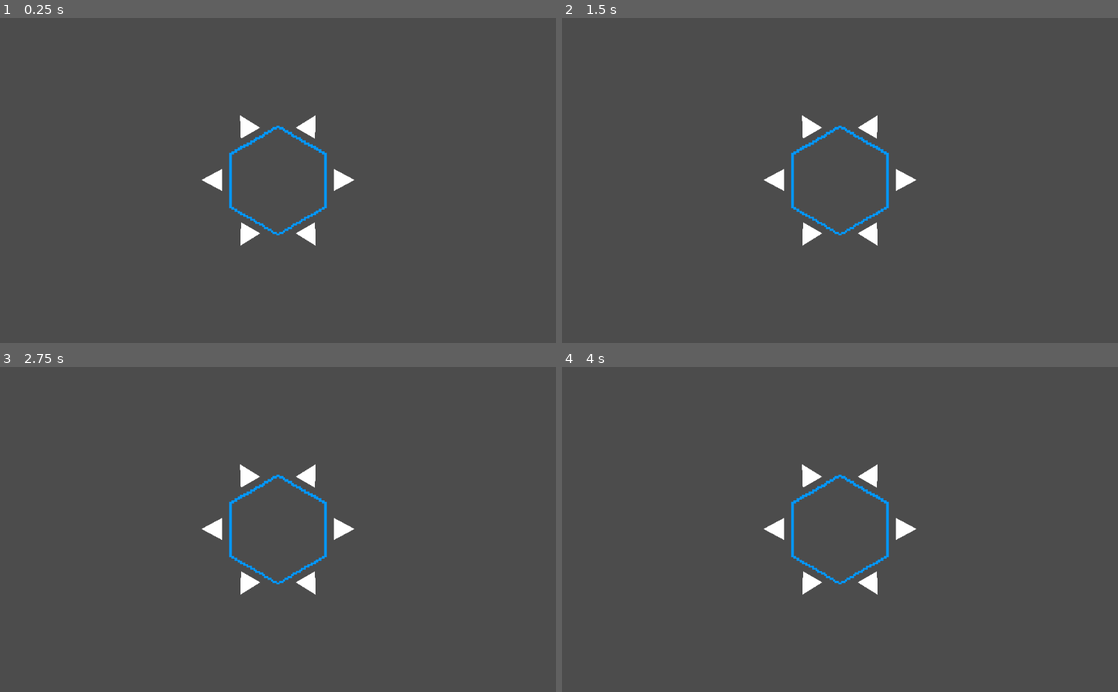
Above: before the commit, frames 1-4 (two rows, left to right).
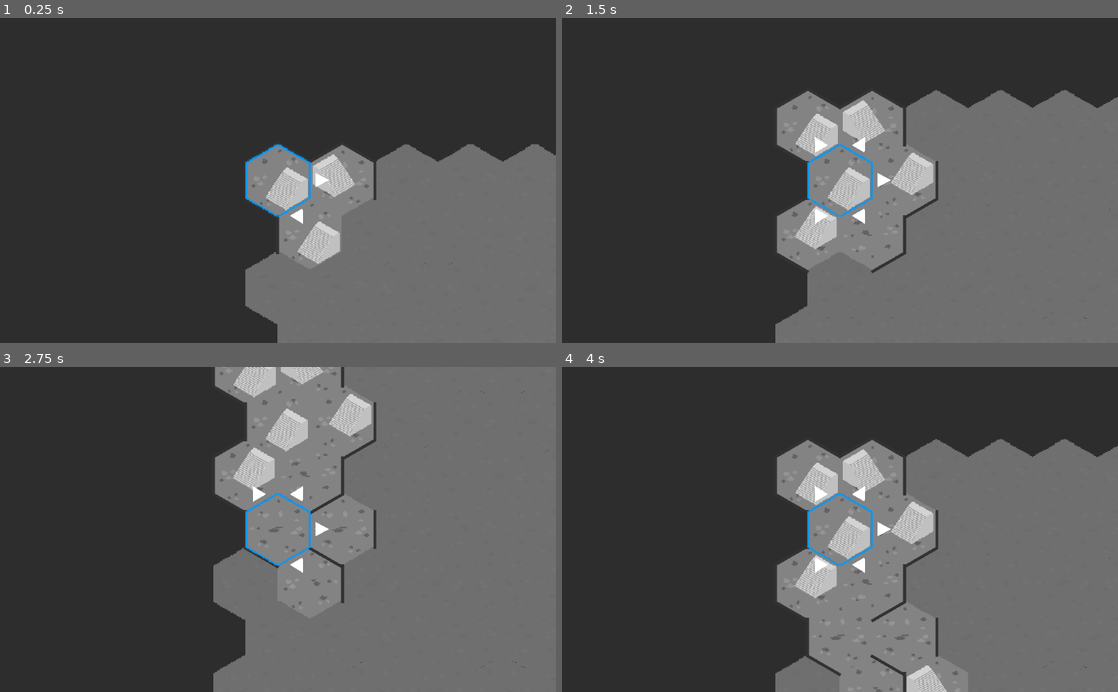
Above: after the commit, the same moments.

Repository: TeodorVecerdi/godot_intake_remake
Game: Godot game, scene res://Scenes/HexGrid.tscn
Two runs of this game, one before a commit and one after it. Both use one fixed random seed, a clock stepped at 60 frames per second and the inputs below. Before the commit the project has no main scene; this scene is started directly in both runs.
Inputs (mouse positions are in pixels of both pictures, inside the frame that each line leads up to):
- Up to frame 1 (0.25 s): no input
- Up to frame 2 (1.5 s): tap Enter at 0.5 s; move the mouse to (962, 164) at 0.52 s; hold D 0.53-1.28 s; hold E 0.53-1.28 s; click (962, 164) at 0.67 s; tap Space at 1.25 s; move the mouse to (728, 196) at 1.27 s; hold A from 1.28 s (still down); tap C at 1.35 s; click (728, 196) at 1.42 s
- Up to frame 3 (2.75 s): tap Enter at 2 s; move the mouse to (333, 458) at 2.02 s; release A at 2.03 s; hold D from 2.03 s (still down); hold Z from 2.03 s (still down); click (333, 458) at 2.17 s
- Up to frame 4 (4 s): tap Space at 2.75 s; move the mouse to (812, 594) at 2.77 s; release Z at 2.78 s; tap Q at 2.85 s; click (812, 594) at 2.92 s; tap Enter at 3.5 s; move the mouse to (1006, 578) at 3.52 s; release D at 3.53 s; hold A from 3.53 s (still down); hold E from 3.53 s (still down); click (1006, 578) at 3.67 s

The runs differ from the first frame. In frame 1, 100% of the frame differs, in the area x 0-100%, y 0-100%; in frame 2, 100%; in frame 3, 99%; in frame 4, 99%.
Error before the commit: Parse Error: Variable "passableNeighbours" already defined in the scope (at line 89). (res://Scripts/HexGrid.gd:90)

Commit message:
Hide adjacent walls

Diff:
--- a/Scenes/HexCell.tscn
+++ b/Scenes/HexCell.tscn
@@ -1,6 +1,58 @@
-[gd_scene load_steps=2 format=2]
+[gd_scene load_steps=4 format=2]
 
 [ext_resource path="res://Scripts/HexCell.gd" type="Script" id=1]
+[ext_resource path="res://Sprites/Tiles/Cell1.png" type="Texture" id=2]
+[ext_resource path="res://Sprites/Square.png" type="Texture" id=3]
 
 [node name="HexCell" type="Sprite"]
+texture = ExtResource( 2 )
+region_rect = Rect2( -8, -8, 192, 218 )
 script = ExtResource( 1 )
+__meta__ = {
+"_edit_group_": true
+}
+
+[node name="Walls" type="Node2D" parent="."]
+z_index = 1
+
+[node name="wall_up_right" type="Sprite" parent="Walls"]
+self_modulate = Color( 0.2, 0.2, 0.2, 1 )
+position = Vector2( 45.2653, -77.5119 )
+rotation = 0.523599
+scale = Vector2( 27, 2 )
+texture = ExtResource( 3 )
+
+[node name="wall_right" type="Sprite" parent="Walls"]
+self_modulate = Color( 0.2, 0.2, 0.2, 1 )
+position = Vector2( 90, 0.374573 )
+rotation = 1.5708
+scale = Vector2( 27, 2 )
+texture = ExtResource( 3 )
+
+[node name="wall_down_right" type="Sprite" parent="Walls"]
+self_modulate = Color( 0.2, 0.2, 0.2, 1 )
+position = Vector2( 45.265, 77.512 )
+rotation = -0.523599
+scale = Vector2( 27, 2 )
+texture = ExtResource( 3 )
+
+[node name="wall_down_left" type="Sprite" parent="Walls"]
+self_modulate = Color( 0.2, 0.2, 0.2, 1 )
+position = Vector2( -45.265, 77.512 )
+rotation = 0.523599
+scale = Vector2( 27, 2 )
+texture = ExtResource( 3 )
+
+[node name="wall_left" type="Sprite" parent="Walls"]
+self_modulate = Color( 0.2, 0.2, 0.2, 1 )
+position = Vector2( -90, 0 )
+rotation = 1.5708
+scale = Vector2( 27, 2 )
+texture = ExtResource( 3 )
+
+[node name="wall_up_left" type="Sprite" parent="Walls"]
+self_modulate = Color( 0.2, 0.2, 0.2, 1 )
+position = Vector2( -45.265, -77.512 )
+rotation = -0.523599
+scale = Vector2( 27, 2 )
+texture = ExtResource( 3 )
--- a/Scenes/HexGrid.tscn
+++ b/Scenes/HexGrid.tscn
@@ -12,12 +12,12 @@
 [ext_resource path="res://Sprites/Tiles/Cell1.png" type="Texture" id=10]
 [ext_resource path="res://Sprites/Tiles/Cell3.png" type="Texture" id=11]
 [ext_resource path="res://Scenes/Player.tscn" type="PackedScene" id=12]
+[ext_resource path="res://Sprites/Square.png" type="Texture" id=14]
 
 [node name="HexGrid" type="Node2D"]
 script = ExtResource( 1 )
 CellsX = 8
 CellsY = 8
-Scale = 1.0
 Offset = Vector2( 45, 50.5 )
 
 [node name="Tiles" type="Node2D" parent="."]
@@ -38,3 +38,12 @@
 position = Vector2( 24, 0 )
 
 [node name="Player" parent="." instance=ExtResource( 12 )]
+position = Vector2( 0, 4.43472 )
+z_index = 2
+
+[node name="Background" type="Sprite" parent="."]
+modulate = Color( 0.180392, 0.180392, 0.180392, 1 )
+position = Vector2( 33.9409, -5.65674 )
+scale = Vector2( 10000, 10000 )
+z_index = -1
+texture = ExtResource( 14 )
--- a/Scenes/Player.tscn
+++ b/Scenes/Player.tscn
@@ -11,6 +11,7 @@
 
 [node name="Camera2D" type="Camera2D" parent="."]
 current = true
+zoom = Vector2( 1.5, 1.5 )
 
 [node name="Arrows" type="Node2D" parent="."]
 
--- a/Scripts/HexCell.gd
+++ b/Scripts/HexCell.gd
@@ -1,5 +1,7 @@
 extends Sprite
 class_name HexCell
+
+var Walls = []
 
 var textureVariation
 var isHidden
@@ -7,21 +9,33 @@
 var hiddenTextures: HexCellTexture
 var shownTextures: HexCellTexture
 
+var walls = [true, true, true, true, true, true]
+var hiddenWalls = [false, false, false, false, false, false]
+var cellIndex: CellIndex
 
-func initialize(position: Vector2, variation: int, hidden: bool = true) -> void:
+func initialize(position: Vector2, variation: int, _cellIndex: CellIndex, hidden: bool = true) -> void:
+	Walls.append($Walls/wall_up_right)
+	Walls.append($Walls/wall_right)
+	Walls.append($Walls/wall_down_right)
+	Walls.append($Walls/wall_down_left)
+	Walls.append($Walls/wall_left)
+	Walls.append($Walls/wall_up_left)
+
 	textureVariation = variation
 	isHidden = hidden
 	self.position = position
-
-	setTexture()
+	cellIndex = _cellIndex
 
 
 func setTexture() -> void:
-	texture = (
-		hiddenTextures.getTexture(textureVariation)
-		if isHidden
-		else shownTextures.getTexture(textureVariation)
-	)
+	if isHidden:
+		texture = hiddenTextures.getTexture(textureVariation)
+		for i in range(6):
+			Walls[i].visible = false
+	else:
+		texture = shownTextures.getTexture(textureVariation)
+		for i in range(6):
+			Walls[i].visible = walls[i] if not hiddenWalls[i] else false
 
 
 func loadTextures(_hiddenTextures: HexCellTexture, _shownTextures: HexCellTexture) -> void:
@@ -32,3 +46,11 @@
 func setHidden(hidden: bool):
 	isHidden = hidden
 	setTexture()
+
+
+func setWall(index: int, state: bool):
+	walls[index] = state
+	if isHidden:
+		Walls[index].visible = false
+	else:
+		Walls[index].visible = walls[index]
--- a/Scripts/HexGrid.gd
+++ b/Scripts/HexGrid.gd
@@ -3,6 +3,8 @@
 
 const HexConstants = preload("res://Scripts/HexConstants.gd")
 const HexCell = preload("res://Scenes/HexCell.tscn")
+const CellIndex = preload("res://Scripts/CellIndex.gd")
+const CellNeighbour = preload("res://Scripts/CellNeighbour.gd")
 
 export (int) var CellsX: int = 4
 export (int) var CellsY: int = 4
@@ -20,6 +22,7 @@
 
 func _ready() -> void:
 	cellGrid = []
+	# First pass - generate cells
 	for y in range(CellsY):
 		cellGrid.append([])
 		for x in range(CellsX):
@@ -28,11 +31,41 @@
 			var texType = randi() % 2
 			var shownTextures = normalCells if texType == 0 else finishCells
 
+			var index = CellIndex.new()
+			index.init(x, y)
 			cellGrid[y][x].loadTextures(hiddenCells, shownTextures)
-			cellGrid[y][x].initialize(HexConstants.ArrayToWorld(x, y, Scale), texVariation)
+			cellGrid[y][x].initialize(HexConstants.ArrayToWorld(x, y, Scale), texVariation, index)
 			cellGrid[y][x].scale = Vector2(Scale, Scale)
 			cellContainer.add_child(cellGrid[y][x])
 			cellContainer.position = Offset * Scale
+
+	# Second pass - generate walls
+	for y in range(CellsY):
+		for x in range(CellsX):
+			for dir in range(6):
+				var wall = randi() % 3 == 0
+				setWall(dir, wall, x, y)
+
+	# Third pass - hide adjacent walls
+	for y in range(CellsY):
+		for x in range(CellsX):
+			var neighbours := getNeighboursIndices(x, y)
+			var current = cellGrid[y][x]
+			for neighbourIndex in neighbours:
+				var neighbour = cellGrid[neighbourIndex.cellIndex.y][neighbourIndex.cellIndex.x]
+				if (
+					current.walls[neighbourIndex.direction]
+					and not (
+						neighbour.hiddenWalls[(neighbourIndex.direction + 3) % 6]
+						or current.hiddenWalls[neighbourIndex.direction]
+					)
+				):
+					neighbour.hiddenWalls[(neighbourIndex.direction + 3) % 6] = true
+
+	# Final pass - set textures
+	for y in range(CellsY):
+		for x in range(CellsX):
+			cellGrid[y][x].setTexture()
 
 	player.load()
 
@@ -41,53 +74,66 @@
 	if event is InputEventKey:
 		if event.pressed and event.scancode == KEY_ESCAPE:
 			get_tree().quit()
-	elif event is InputEventMouseButton and event.pressed:
-		var coords = get_global_mouse_position()
-		var offsetted = coords + Offset * Scale
-		print(
-			(
-				"Mouse pressed world->array: %s"
-				% [HexConstants.WorldToArray(offsetted.x, offsetted.y, Scale)]
-			)
-		)
 
 
 func getPassableNeighboursBool(x: int, y: int) -> Array:
-	var neighbourDeltas = HexConstants.NeighbourDelta[y % 2]
-	var upper_right = (
-		false
-		if y == 0 or (x == CellsX - 1 and y % 2 == 1)
-		else isPassable(x, y, x + neighbourDeltas[0][0], y + neighbourDeltas[0][1])
-	)
-	var right = false if x == CellsX - 1 else isPassable(x, y, x + neighbourDeltas[1][0], y + neighbourDeltas[1][1])
+	var upper_right = false if y == 0 or (x == CellsX - 1 and y % 2 == 1) else isPassable(x, y, 0)
+	var right = false if x == CellsX - 1 else isPassable(x, y, 1)
 	var lower_right = (
 		false
 		if y == CellsY - 1 or (x == CellsX - 1 and y % 2 == 1)
-		else isPassable(x, y, x + neighbourDeltas[2][0], y + neighbourDeltas[2][1])
+		else isPassable(x, y, 2)
 	)
-	var lower_left = (
-		false
-		if y == CellsX - 1 or (x == 0 and y % 2 == 0)
-		else isPassable(x, y, x + neighbourDeltas[3][0], y + neighbourDeltas[3][1])
-	)
-	var left = false if x == 0 else isPassable(x, y, x + neighbourDeltas[4][0], y + neighbourDeltas[4][1])
-	var upper_left = (
-		false
-		if y == 0 or (x == 0 and y % 2 == 0)
-		else isPassable(x, y, x + neighbourDeltas[5][0], y + neighbourDeltas[5][1])
-	)
+	var lower_left = false if y == CellsX - 1 or (x == 0 and y % 2 == 0) else isPassable(x, y, 3)
+	var left = false if x == 0 else isPassable(x, y, 4)
+	var upper_left = false if y == 0 or (x == 0 and y % 2 == 0) else isPassable(x, y, 5)
 
 	return [upper_right, right, lower_right, lower_left, left, upper_left]
 
 
-func isPassable(fromX: int, fromY: int, toX: int, toY: int) -> bool:
-	return true
+func getNeighboursIndices(x: int, y: int) -> Array:
+	var indices = []
+	var deltas = HexConstants.NeighbourDelta[y % 2]
+	for index in range(6):
+		if not rangeCheck(index, x, y):
+			continue
+		var neighbour = CellNeighbour.new()
+		neighbour.init(cellGrid[y + deltas[index][1]][x + deltas[index][0]].cellIndex, index)
+		indices.append(neighbour)
+	return indices
+
+
+func isPassable(x: int, y: int, direction: int) -> bool:
+	return not cellGrid[y][x].walls[direction]
 
 
 func showNeighbours(x: int, y: int) -> void:
-	var neighbourDeltas = HexConstants.NeighbourDelta[y%2]
-	var passableNeighbours = getPassableNeighbours(x, y)
+	cellGrid[y][x].setHidden(false)
+	var neighbourDeltas = HexConstants.NeighbourDelta[y % 2]
 	var passableNeighbours = getPassableNeighboursBool(x, y)
 	for i in range(6):
 		if passableNeighbours[i]:
-			cellGrid[y+neighbourDeltas[i][1]][x+neighbourDeltas[i][0]].setHidden(false)
+			cellGrid[y + neighbourDeltas[i][1]][x + neighbourDeltas[i][0]].setHidden(false)
+
+
+func setWall(index: int, state: bool, x: int, y: int):
+	if not rangeCheck(index, x, y):
+		return
+
+	var neighbourDeltas = HexConstants.NeighbourDelta[y % 2]
+	var otherX = x + neighbourDeltas[index][0]
+	var otherY = y + neighbourDeltas[index][1]
+	cellGrid[y][x].setWall(index, state)
+	cellGrid[otherY][otherX].setWall((index + 3) % 6, state)
+
+
+func rangeCheck(index: int, x: int, y: int) -> bool:
+	return not (
+		(index == 0 && y == 0 or (x == CellsX - 1 and y % 2 == 1))
+		or (index == 1 && x == CellsX - 1)
+		or (index == 2 && y == CellsY - 1 or (x == CellsX - 1 and y % 2 == 1))
+		or (index == 3 && y == CellsX - 1 or (x == 0 and y % 2 == 0))
+		or (index == 4 && x == 0)
+		or (index == 5 && y == 0 or (x == 0 and y % 2 == 0))
+		or (index > 5)
+	)
--- a/project.godot
+++ b/project.godot
@@ -9,6 +9,16 @@
 config_version=4
 
 _global_script_classes=[ {
+"base": "Node2D",
+"class": "CellIndex",
+"language": "GDScript",
+"path": "res://Scripts/CellIndex.gd"
+}, {
+"base": "Reference",
+"class": "CellNeighbour",
+"language": "GDScript",
+"path": "res://Scripts/CellNeighbour.gd"
+}, {
 "base": "Sprite",
 "class": "HexCell",
 "language": "GDScript",
@@ -28,17 +38,26 @@
 "class": "HexGrid",
 "language": "GDScript",
 "path": "res://Scripts/HexGrid.gd"
+}, {
+"base": "Sprite",
+"class": "PlayerController",
+"language": "GDScript",
+"path": "res://Scripts/Player.gd"
 } ]
 _global_script_class_icons={
+"CellIndex": "",
+"CellNeighbour": "",
 "HexCell": "",
 "HexCellTexture": "",
 "HexConstants": "",
-"HexGrid": ""
+"HexGrid": "",
+"PlayerController": ""
 }
 
 [application]
 
 config/name="Intake Remake"
+run/main_scene="res://Scenes/HexGrid.tscn"
 config/icon="res://icon.png"
 
 [rendering]
Not shown: 1 places in Scenes/HexGrid.tscn that only renumber resources
